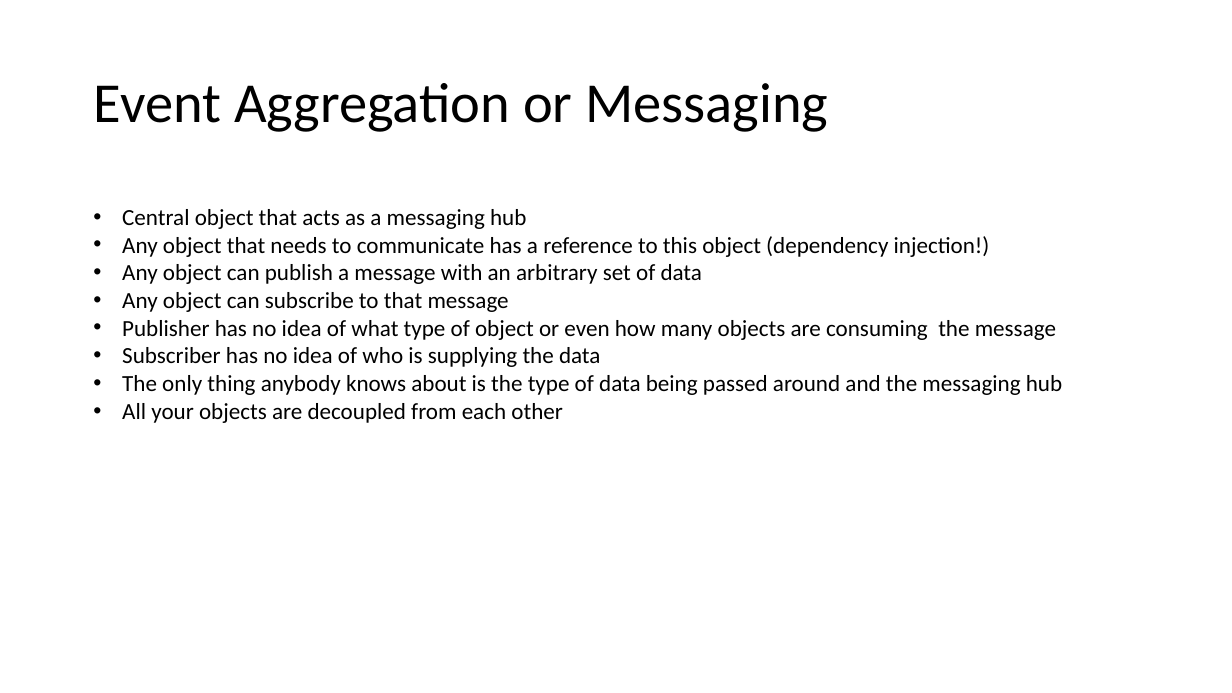
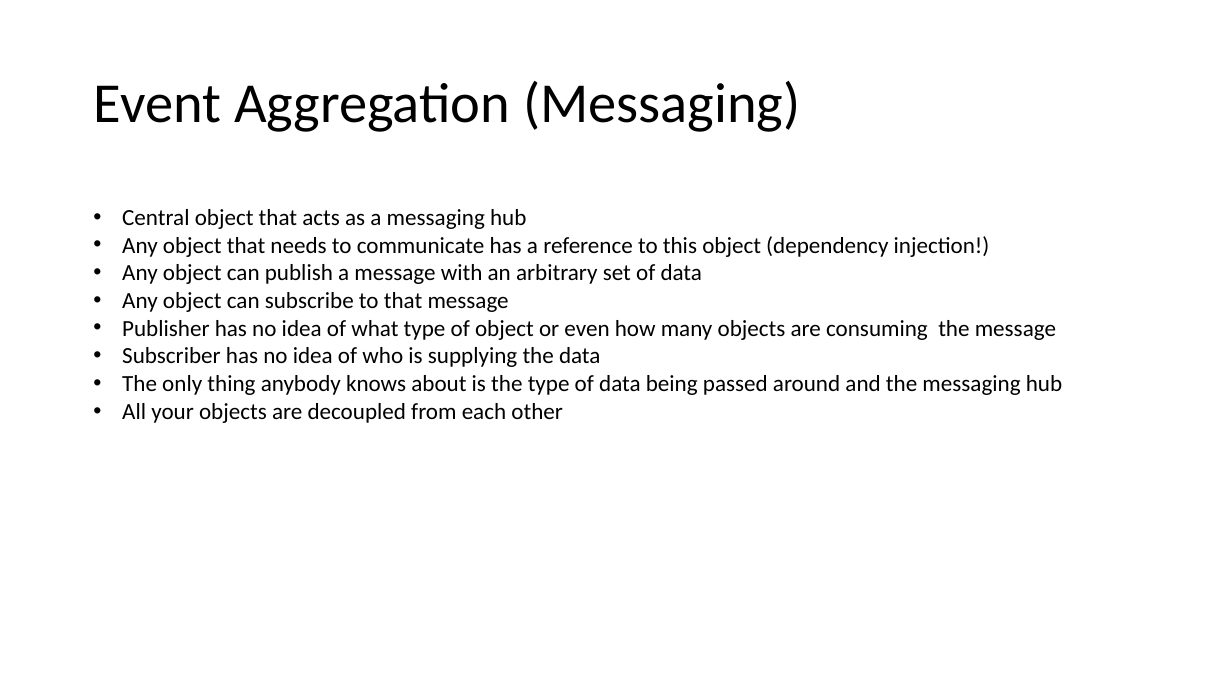
Before and after one commit to MichaelPonti/PrismPresentation, a slide deck: slide 5 of Docs/Prism 6.pptx. Drawn at 1232x693 pixels with LibreOffice and Linux fonts; fonts in the diff are those of the drawing. Boxes give left, top, right and bottom in pixels: in the first picture for what was removed or moved away, otherwise in the second. Text is boxed around its words. In the diff, an @@ line names an element or a change of style, - is before the commit and + after.

```diff
--- a/Docs/Prism 6.pptx
+++ b/Docs/Prism 6.pptx
@@ title at (94, 81, 800, 132): text changed @@
-Event Aggregation or Messaging
+Event Aggregation (Messaging)
```
Also in this commit, not shown: 1 slide added, 2 other files.
